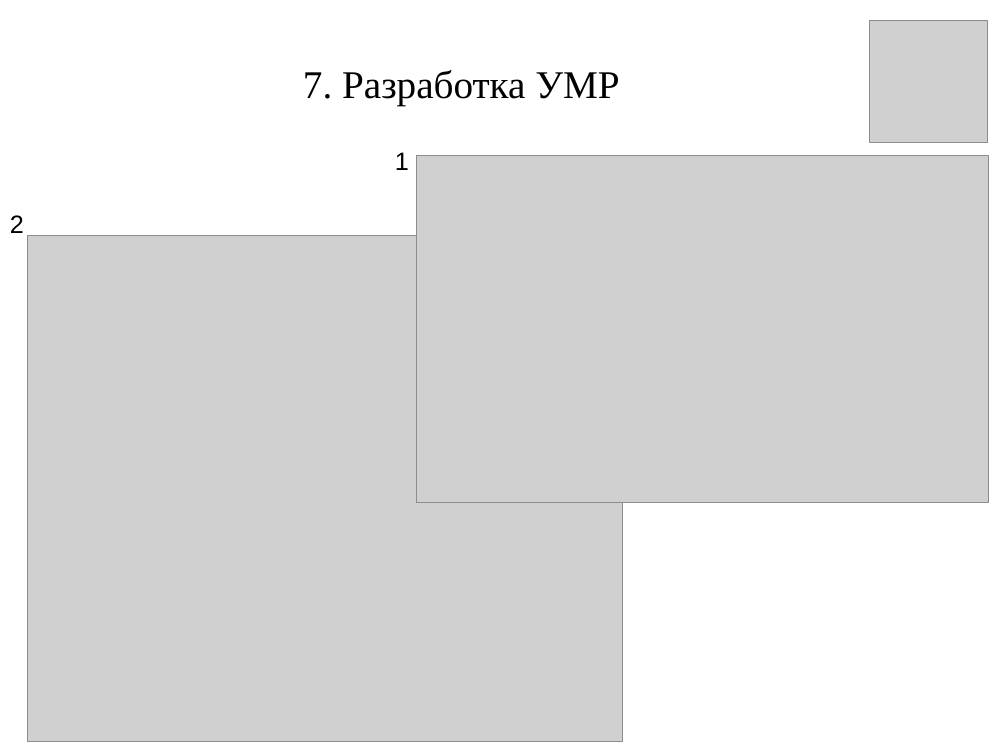
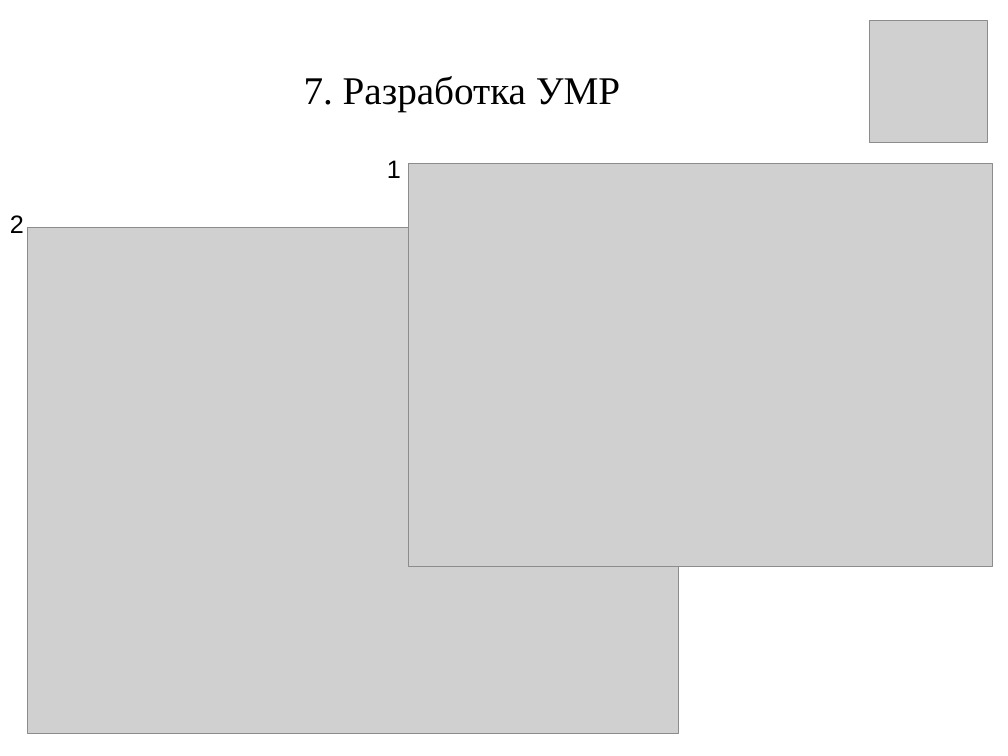
Before and after one commit to Zakycka163/MyProg, a slide deck: slide 8 of 0_Documents_for_ВКР/BKP/ПЗ к ВКР/6. Презентация для архива.ppt. Drawn at 1008x756 pixels with LibreOffice and Linux fonts; fonts in the diff are those of the drawing; grey boxes stand for pictures. Boxes give left, top, right and bottom in pixels: in the first picture for what was removed or moved away, otherwise in the second. Text is boxed around its words. In the diff, an @@ line names an element or a change of style, - is before the commit and + after.

Commit message:
arh

```diff
--- a/0_Documents_for_ВКР/BKP/ПЗ к ВКР/6. Презентация для архива.ppt
+++ b/0_Documents_for_ВКР/BKP/ПЗ к ВКР/6. Презентация для архива.ppt
@@ text "7. Разработка УМР": place and size @@
-text "7. Разработка УМР" at (303,70,619,105)
+text "7. Разработка УМР" at (304,76,620,112)
@@ text "1": place and size @@
-text "1" at (395,152,409,170)
+text "1" at (387,160,401,178)
@@ picture: place and size @@
-picture at (416,156,988,503)
+picture at (409,163,993,565)
@@ picture: place and size @@
-picture at (27,235,623,741)
+picture at (27,227,678,733)
```
Also in this commit, not shown: 1 other slide changed.
